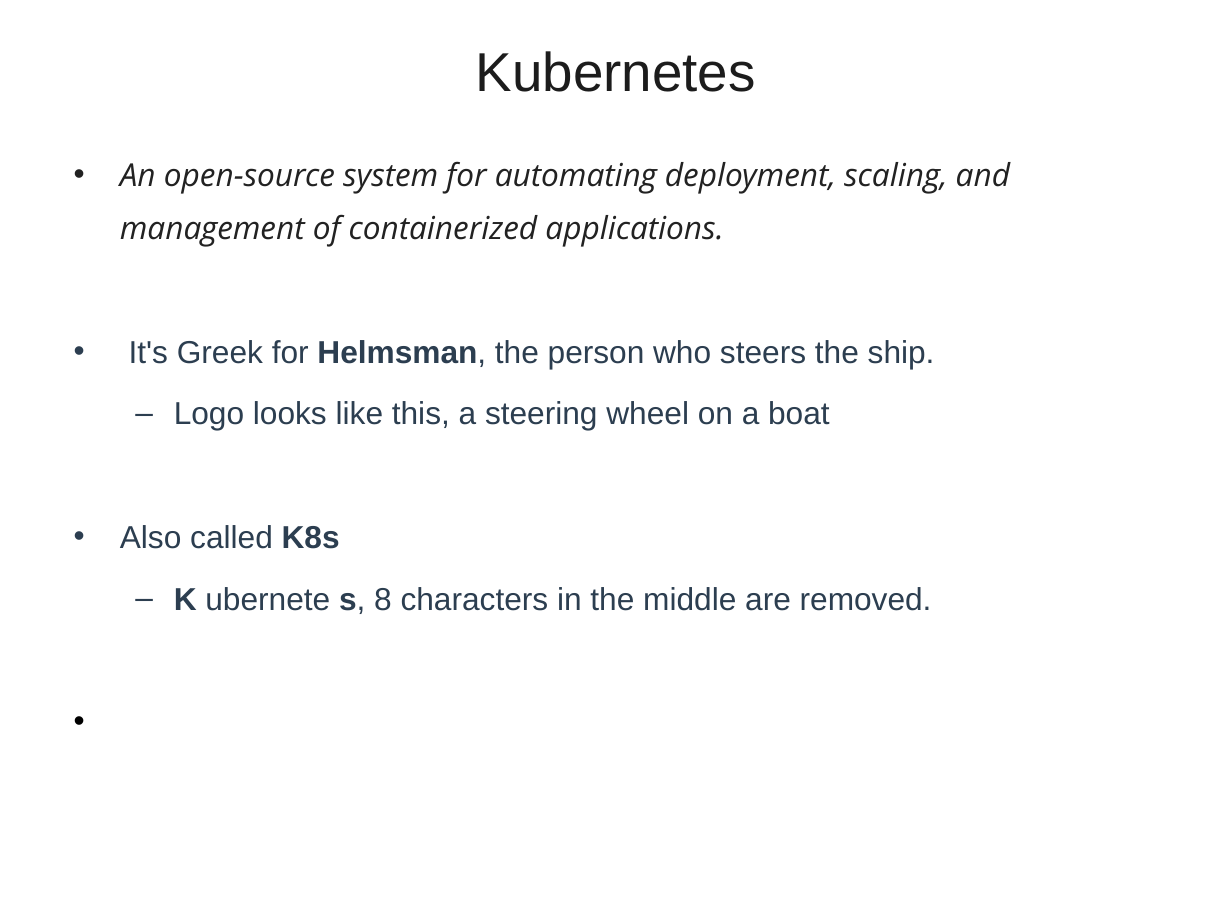
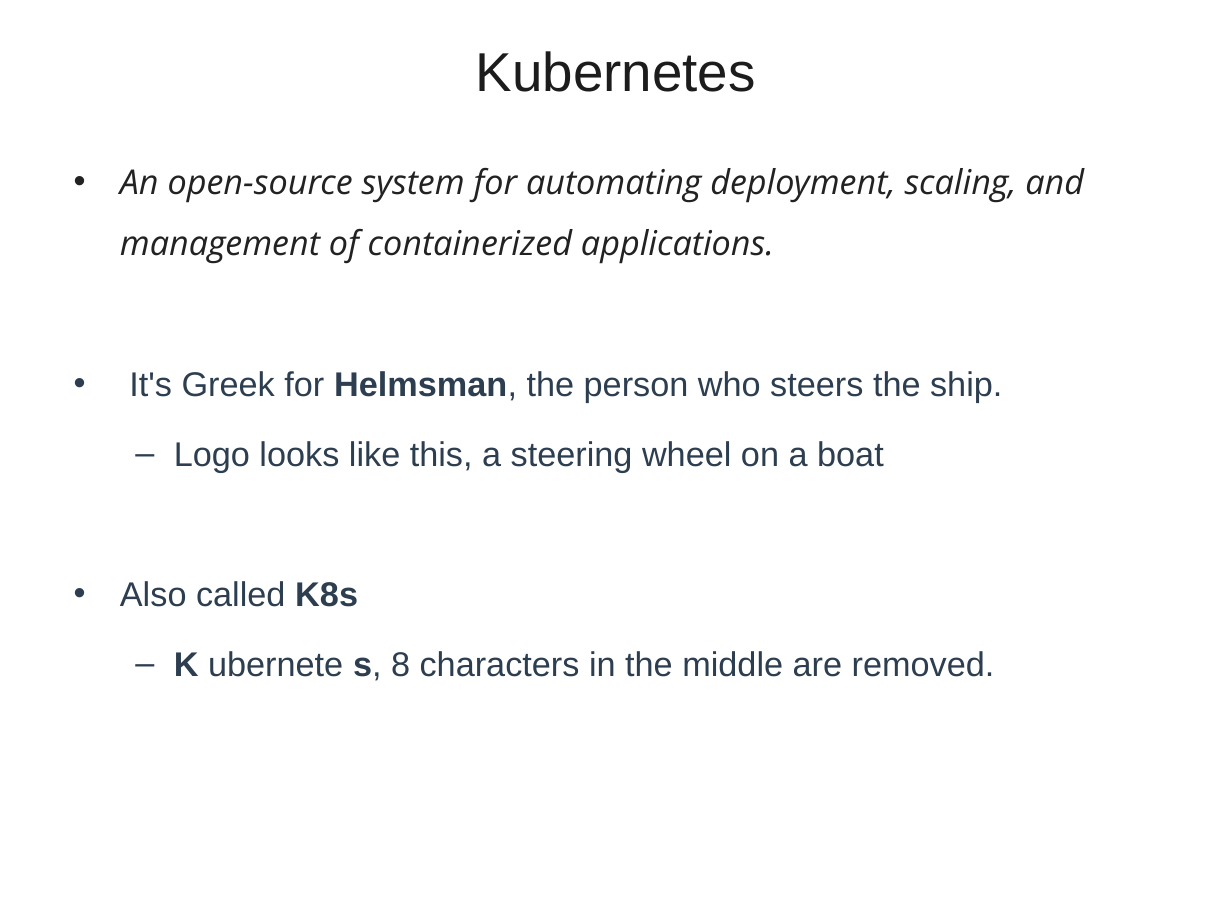
Before and after one commit to vatsanTraining/corejava, a slide deck: slide 33 of Dockers.ppt. Drawn at 1232x924 pixels with LibreOffice and Linux fonts; fonts in the diff are those of the drawing; background and template pictures are left out. Boxes give left, top, right and bottom in pixels: in the first picture for what was removed or moved away, otherwise in the second. Text is boxed around its words. In the diff, an @@ line names an element or a change of style, - is before the commit and + after.

```diff
--- a/Dockers.ppt
+++ b/Dockers.ppt
@@ text "An open-source system for automating ..." at bbox=[120, 167, 1084, 681]: size 18.5 to 20 pt; line spacing 1.4 to 1.5 @@
```
Also in this commit, not shown: 3 other slides changed, 1 slide added.
